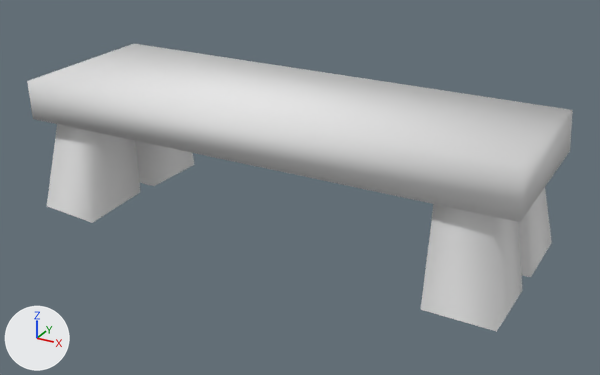
Renders of the Blender file Augotchi/Kevins stuff/Decorations/Bench.blend from each side of a commit.
The view is the same before and after, from a camera (50 mm lens) standing at (8.53, -14.9, 8.25) and looking at (0.38, -0.08, 0.84). The axes (+X, +Y, +Z) are drawn at lower left. The lights are the same throughout.

In view in the first picture: 'Bench'.
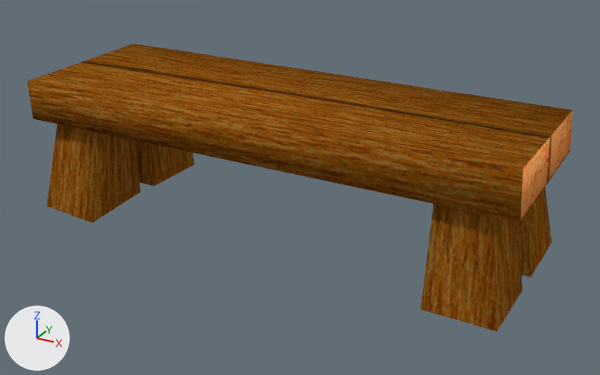
Diff of the bpy script that builds the scene:
```diff
--- a/Augotchi/Kevins stuff/Decorations/Bench.blend.py
+++ b/Augotchi/Kevins stuff/Decorations/Bench.blend.py
@@ img_bench_text_png @@
+img_bench_text_png = load_image('Bench_Text.png', 'Bench_Text.png', 512, 512, 'sRGB')
@@ mat_material @@
 mat_material = diffuse_material('Material')
-mat_material.base_color = (0.8, 0.8, 0.8)  # white #e7e7e7
+mat_material.texture = img_bench_text_png
```

Location of each change, (x1, y1, x2, y2) in pixels of the pictures (600 x 375 px):
'Bench', surface changed (white to brown)
    both: (27, 44, 573, 332)
